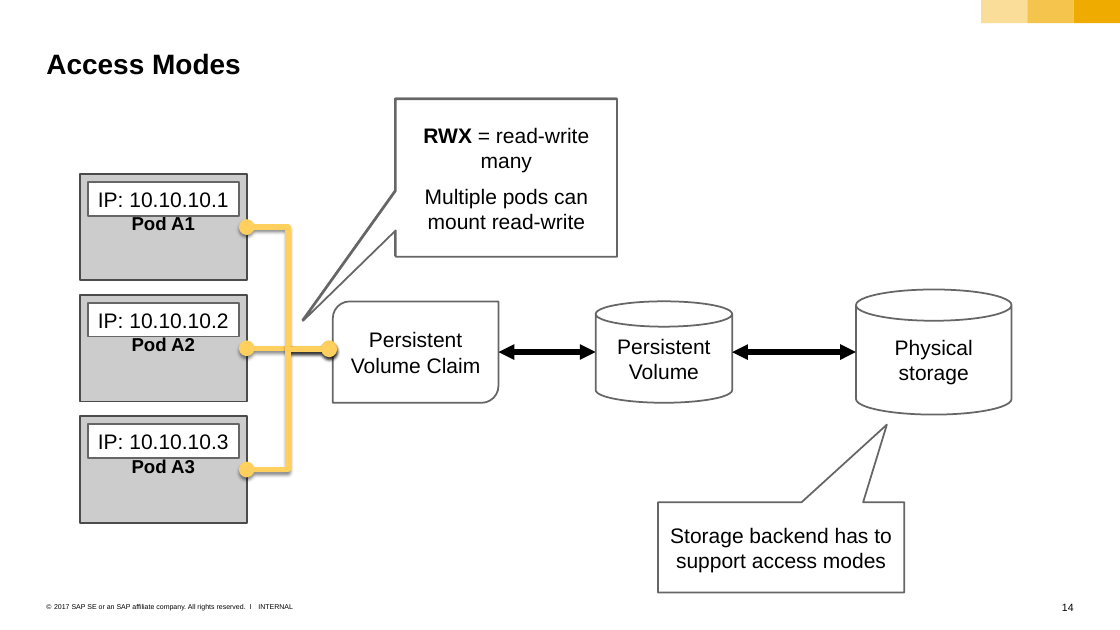
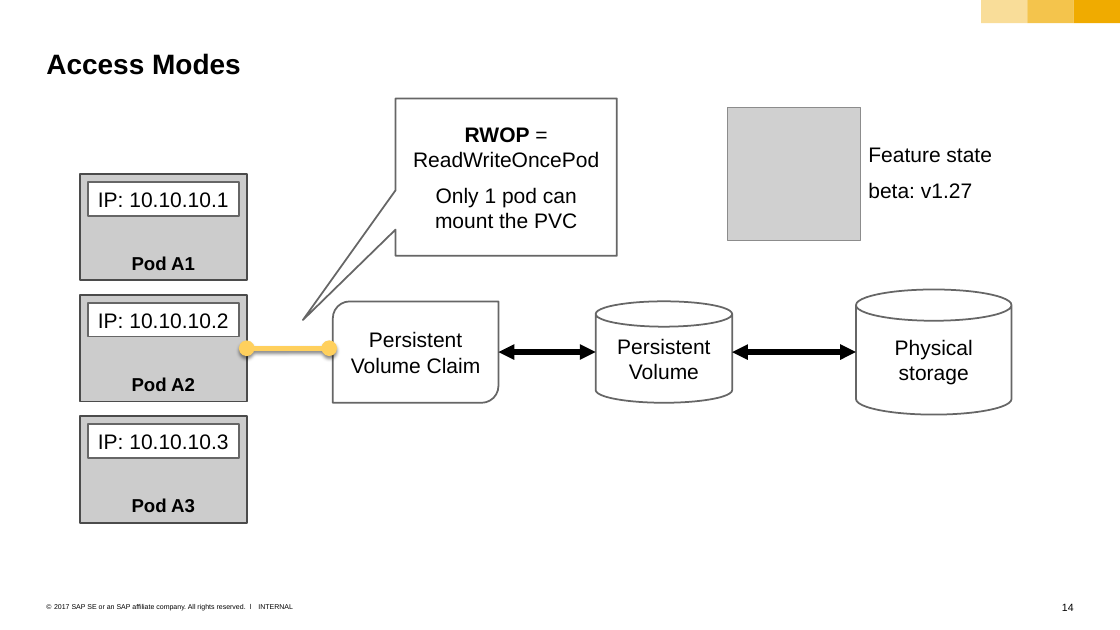
Before and after one commit to sriramrokkam/k8s-training, a slide deck: slide 14 of kubernetes/05_persistence.pptx. Drawn at 1120x630 pixels with LibreOffice and Linux fonts; fonts in the diff are those of the drawing; grey boxes stand for pictures. Boxes give left, top, right and bottom in pixels: in the first picture for what was removed or moved away, otherwise in the second. Text is boxed around its words. In the diff, an @@ line names an element or a change of style, - is before the commit and + after.

Commit message:
switch PVC to rwop

```diff
--- a/kubernetes/05_persistence.pptx
+++ b/kubernetes/05_persistence.pptx
@@ speech box removed at (x1=395, y1=98, x2=615, y2=255) @@
-ROX = read-only many
-Multiple pods can mount read-only or 1 pod read-write
@@ speech box removed at (x1=395, y1=99, x2=616, y2=256) @@
-RWX = read-write many
-Multiple pods can mount read-write
@@ picture added at (x1=727, y1=107, x2=860, y2=240) @@
@@ text in speech box at (x1=413, y1=127, x2=599, y2=168): text changed @@
-RWO = read-write once
+RWOP = ReadWriteOncePod
@@ text added at (x1=868, y1=147, x2=991, y2=199), 18 pt, text #000000 @@
+Feature state
+beta: v1.27
@@ vertical alignment top to bottom in 3 elements at (x1=80, y1=295, x2=247, y2=401), (x1=80, y1=416, x2=247, y2=522), (x1=80, y1=174, x2=247, y2=280) @@
@@ elbow double arrow removed from (329, 349) to (247, 227) @@
@@ elbow double arrow removed from (329, 349) to (247, 469) @@
@@ speech box removed at (x1=657, y1=502, x2=903, y2=592) @@
-Storage backend has to support access modes
```
Also in this commit, not shown: 6 other slides changed, 3 slides added, 3 slides removed, 8 other files.
